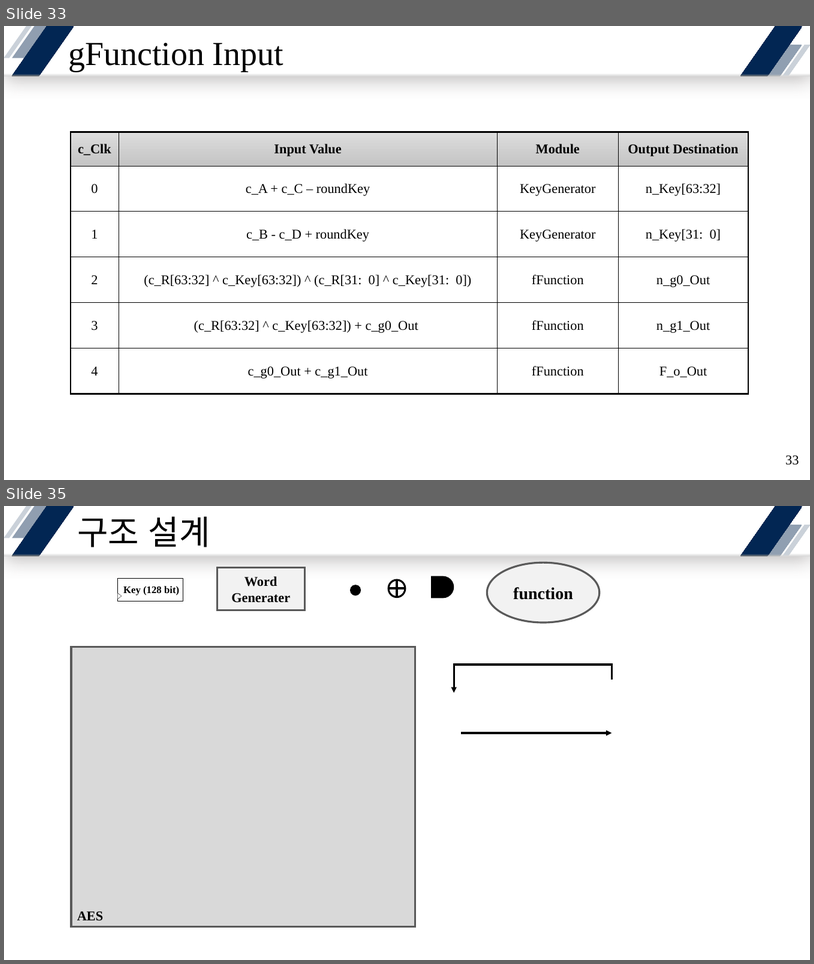
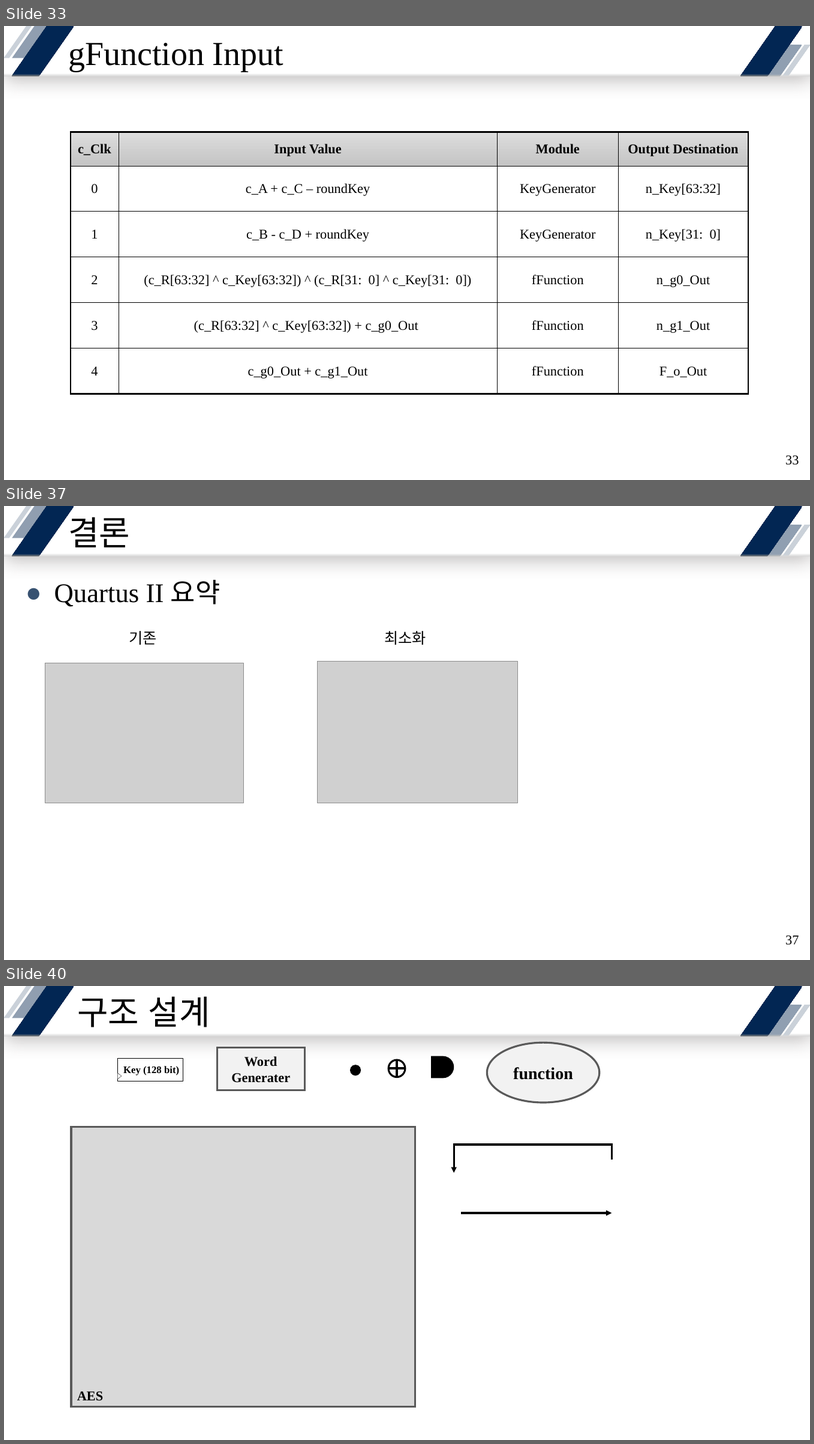
Before and after one commit to yuyu0830/FPGA_AES128, a slide deck: SEED/ref/SEED-128.pptx. Shown one above the other, each under a label of ours: slides 33 and 35 before the commit, slides 33, 37 and 40 after it; the slides between them are not shown. The pictures are 814x964 and 814x1444 pixels, drawn with LibreOffice and Linux fonts; fonts in the diff are those of the drawing; grey boxes stand for pictures. Boxes give left, top, right and bottom in pixels: in the first picture for what was removed or moved away, otherwise in the second. Text is boxed around its words. In the diff, an @@ line names an element or a change of style, - is before the commit and + after.

```diff
--- a/SEED/ref/SEED-128.pptx
+++ b/SEED/ref/SEED-128.pptx
@@ slide 37 added at bbox=[4, 506, 810, 960], background #FFFFFF; not listed: 7 template elements that a slide beside it also shows @@
@@ title added at bbox=[68, 511, 130, 547], 40 pt, text #000000 @@
+결론
@@ text added at bbox=[54, 580, 220, 607], 32 pt, text #000000 @@
+● Quartus II 요약
@@ text added at bbox=[129, 631, 156, 645], 18 pt, text #000000 @@
+기존
@@ text added at bbox=[385, 631, 427, 645], 18 pt, text #000000 @@
+최소화
@@ picture added at bbox=[45, 663, 243, 803] @@
@@ picture added at bbox=[317, 661, 518, 802] @@
@@ page number added at bbox=[786, 935, 799, 945], 16 pt, text #000000 @@
+37
@@ what was slide 35 is now slide 40 @@
```
Also in this commit, not shown: 2 slides changed, 4 other slides added, 4 other files.
